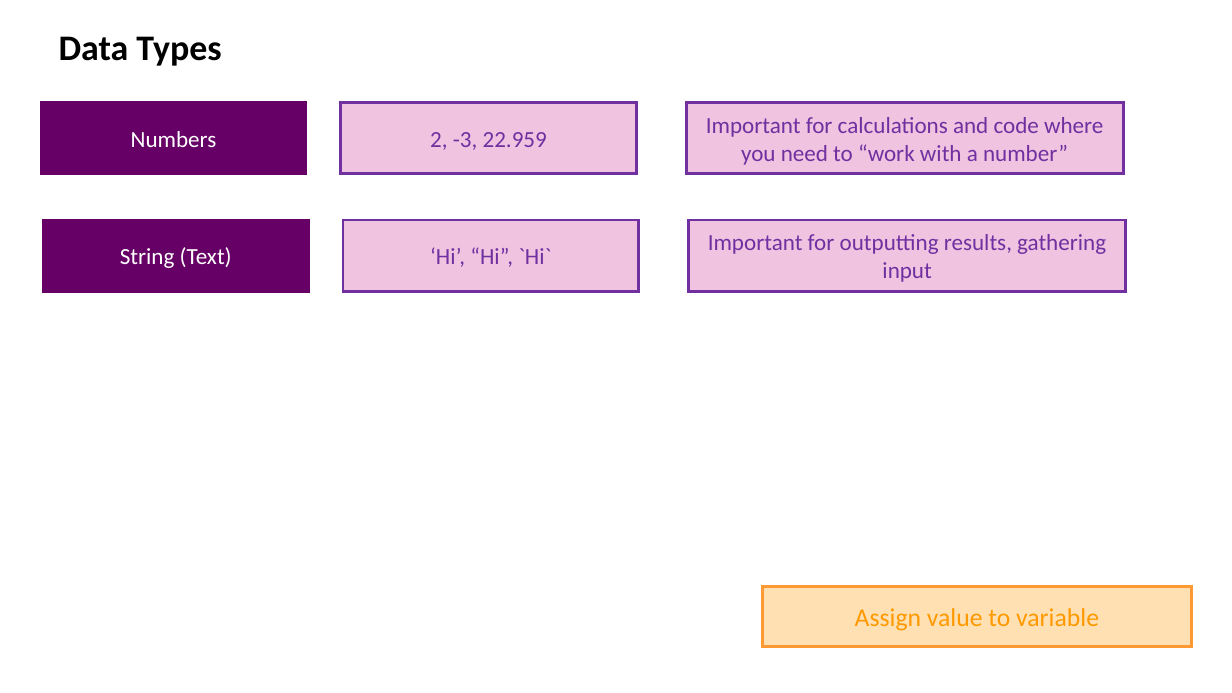
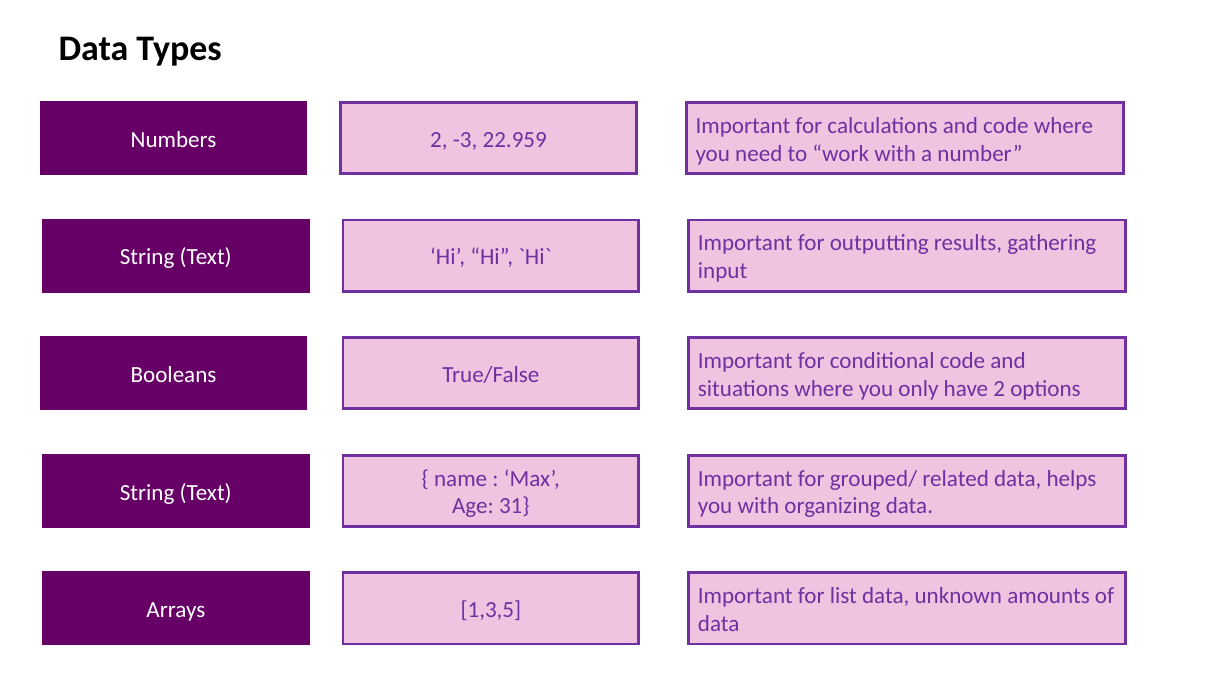
Before and after one commit to drronidz/JavaScript-The-Complete-Guide-2020, a slide deck: slide 6 of 2. Basics Variables, Data Types, Operators & Functions/docs/Introduction.pptx. Drawn at 1232x693 pixels with LibreOffice and Linux fonts; fonts in the diff are those of the drawing. Boxes give left, top, right and bottom in pixels: in the first picture for what was removed or moved away, otherwise in the second. Text is boxed around its words. In the diff, an @@ line names an element or a change of style, - is before the commit and + after.

Commit message:
33. More Core Data Types!

```diff
--- a/2. Basics Variables, Data Types, Operators & Functions/docs/Introduction.pptx
+++ b/2. Basics Variables, Data Types, Operators & Functions/docs/Introduction.pptx
@@ rectangle "Important for calculations and code ..." at (687,103,1124,174): alignment centre to left @@
@@ rectangle "Important for outputting results, gathering ..." at (689,220,1126,291): alignment centre to left @@
@@ rectangle added at (41,337,306,409), fill #660066, outline #660066 2.25 pt, 18 pt, text #FFFFFF @@
+Booleans
@@ rectangle added at (343,337,639,409), fill #CC3399 at 29% opacity, outline #7030A0 2.25 pt, 18 pt, text #7030A0 @@
+True/False
@@ rectangle added at (689,337,1126,409), fill #CC3399 at 29% opacity, outline #7030A0 2.25 pt, 18 pt, text #7030A0 @@
+Important for conditional code and situations where you only have 2 options
@@ rectangle added at (43,456,309,527), fill #660066, outline #660066 2.25 pt, 18 pt, text #FFFFFF @@
+String (Text)
@@ rectangle added at (343,456,639,527), fill #CC3399 at 29% opacity, outline #7030A0 2.25 pt, 18 pt, text #7030A0 @@
+{ name : ‘Max’,
+Age: 31}
@@ rectangle added at (689,456,1126,527), fill #CC3399 at 29% opacity, outline #7030A0 2.25 pt, 18 pt, text #7030A0 @@
+Important for grouped/ related data, helps you with organizing data.
@@ rectangle added at (43,573,309,644), fill #660066, outline #660066 2.25 pt, 18 pt, text #FFFFFF @@
+Arrays
@@ rectangle added at (343,573,639,644), fill #CC3399 at 29% opacity, outline #7030A0 2.25 pt, 18 pt, text #7030A0 @@
+[1,3,5]
@@ rectangle added at (689,573,1126,644), fill #CC3399 at 29% opacity, outline #7030A0 2.25 pt, 18 pt, text #7030A0 @@
+Important for list data, unknown amounts of data
@@ rectangle removed at (762,586,1192,647) @@
-Assign value to variable
```
